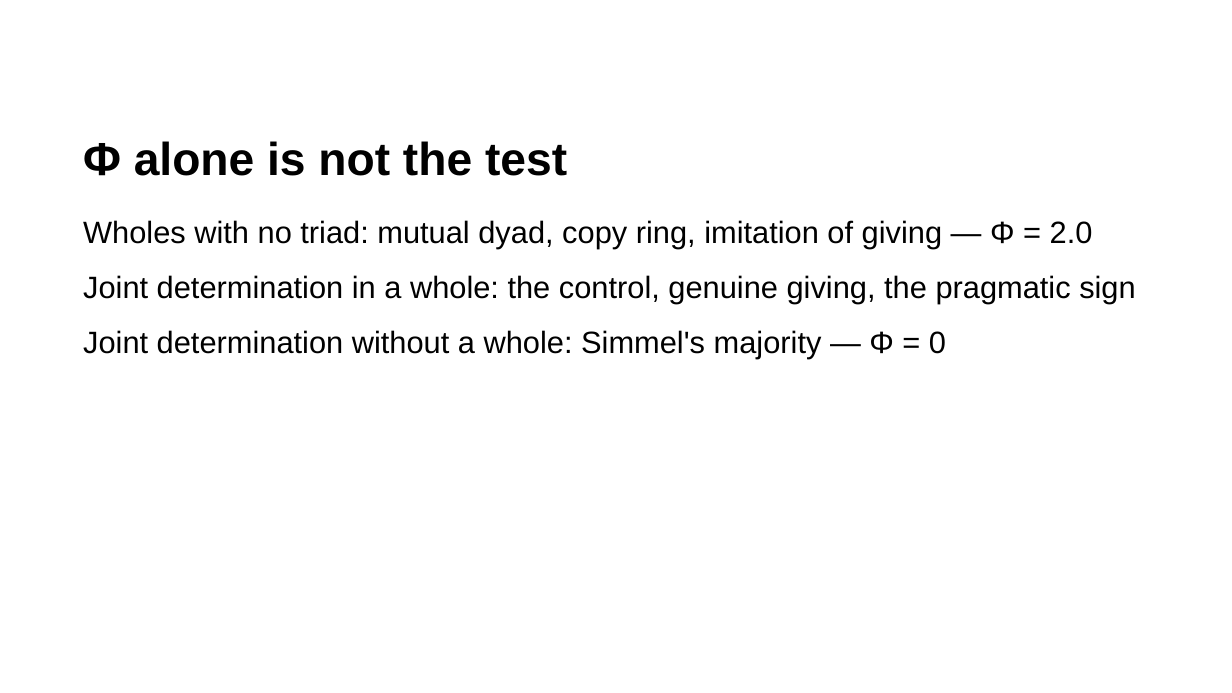
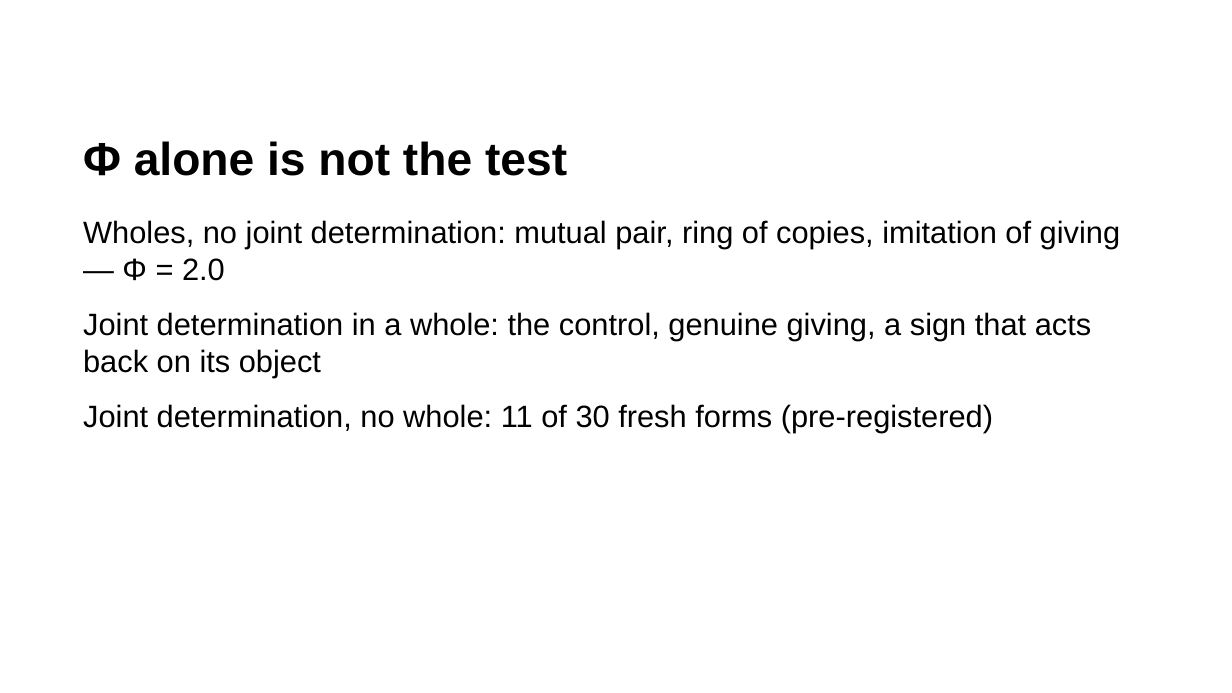
Before and after one commit to rogerSuperBuilderAlpha/algorithmacy-lab, a slide deck: slide 14 of submissions/triadic_reduction/talk/deck.pptx. Drawn at 1232x693 pixels with LibreOffice and Linux fonts; fonts in the diff are those of the drawing. Boxes give left, top, right and bottom in pixels: in the first picture for what was removed or moved away, otherwise in the second. Text is boxed around its words. In the diff, an @@ line names an element or a change of style, - is before the commit and + after.

```diff
--- a/submissions/triadic_reduction/talk/deck.pptx
+++ b/submissions/triadic_reduction/talk/deck.pptx
@@ text at bbox=[83, 220, 1120, 432]: text changed @@
-Wholes with no triad: mutual dyad, copy ring, imitation of giving — Φ = 2.0
-Joint determination in a whole: the control, genuine giving, the pragmatic sign
-Joint determination without a whole: Simmel's majority — Φ = 0
+Wholes, no joint determination: mutual pair, ring of copies, imitation of giving — Φ = 2.0
+Joint determination in a whole: the control, genuine giving, a sign that acts back on its object
+Joint determination, no whole: 11 of 30 fresh forms (pre-registered)
```
Also in this commit, not shown: 12 other slides changed, 8 other files.
